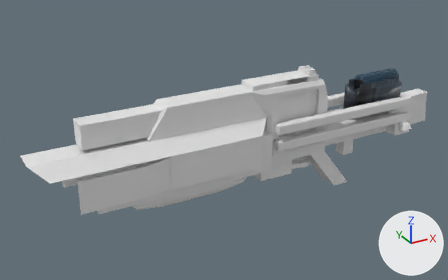
An edit to the Blender file weapons/dragon.blend, drawn before and after from the same camera.
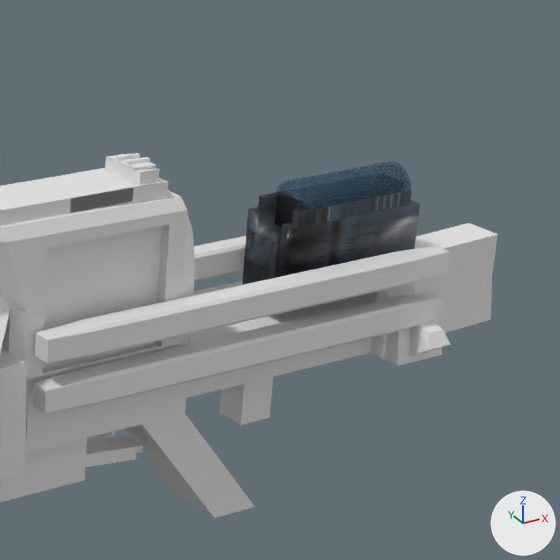
Each version appears first whole from a camera (50 mm lens) standing at (-24.7, -39.44, 20.45) and looking at (-2.29, 1.3, 0.08), and next in a close-up on the part from 59% to 100% of the width and 5% to 71% of the height. The lights are fixed; the arrows at lower right show +X, +Y and +Z.

Objects in the first close-up: 'Cube.005', 'model'.
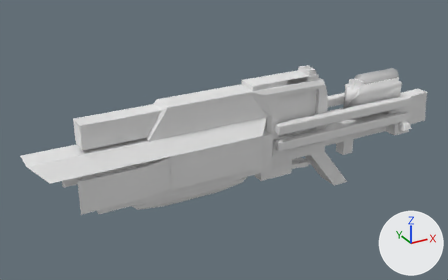
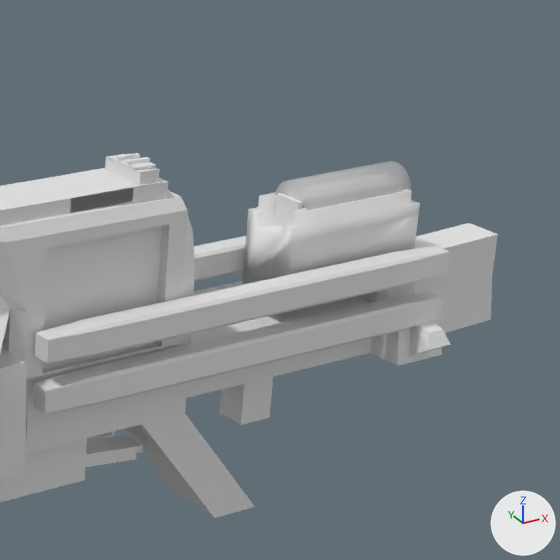
Boxes (x1, y1, x2, y2) around the edits, measured in the close-ups (560 x 560 px):
'Cube.005', surface changed: (242, 161, 420, 285) in both

Patch to the scene script:
```diff
--- a/weapons/dragon.blend.py
+++ b/weapons/dragon.blend.py
@@ mat_material_008 @@
 mat_material_008 = principled_material('Material.008')
-mat_material_008.texture = img_metalbridgebeam1_jpg
+mat_material_008.base_color = (0.8, 0.8, 0.8)  # white #e7e7e7
 mat_material_008.roughness = 0.388
@@ mat_material_009 @@
 mat_material_009 = principled_material('Material.009')
-mat_material_009.texture = img_crappyhud_png
+mat_material_009.base_color = (0.8, 0.8, 0.8)  # white #e7e7e7
@@ mat_material_012 @@
 mat_material_012 = principled_material('Material.012')
-mat_material_012.texture = img_bluetransparent_png
+mat_material_012.base_color = (0.8, 0.8, 0.8)  # white #e7e7e7
 mat_material_012.alpha = 0.327
```
